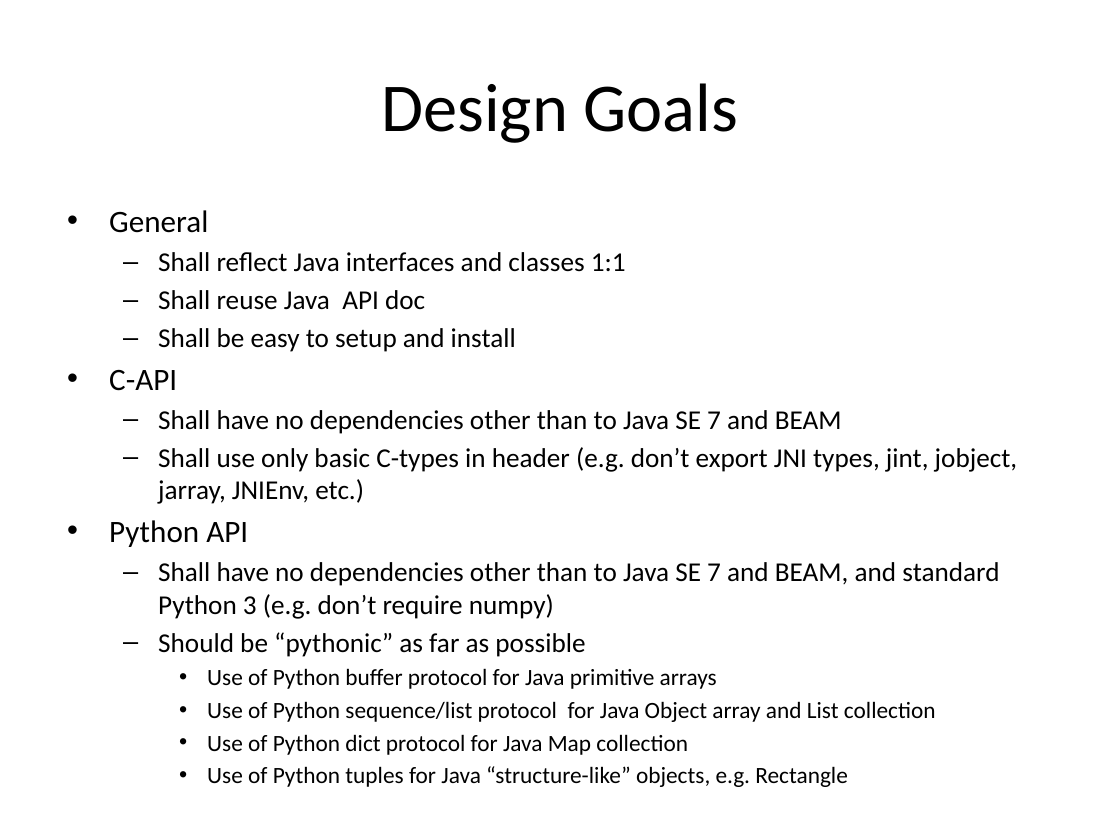
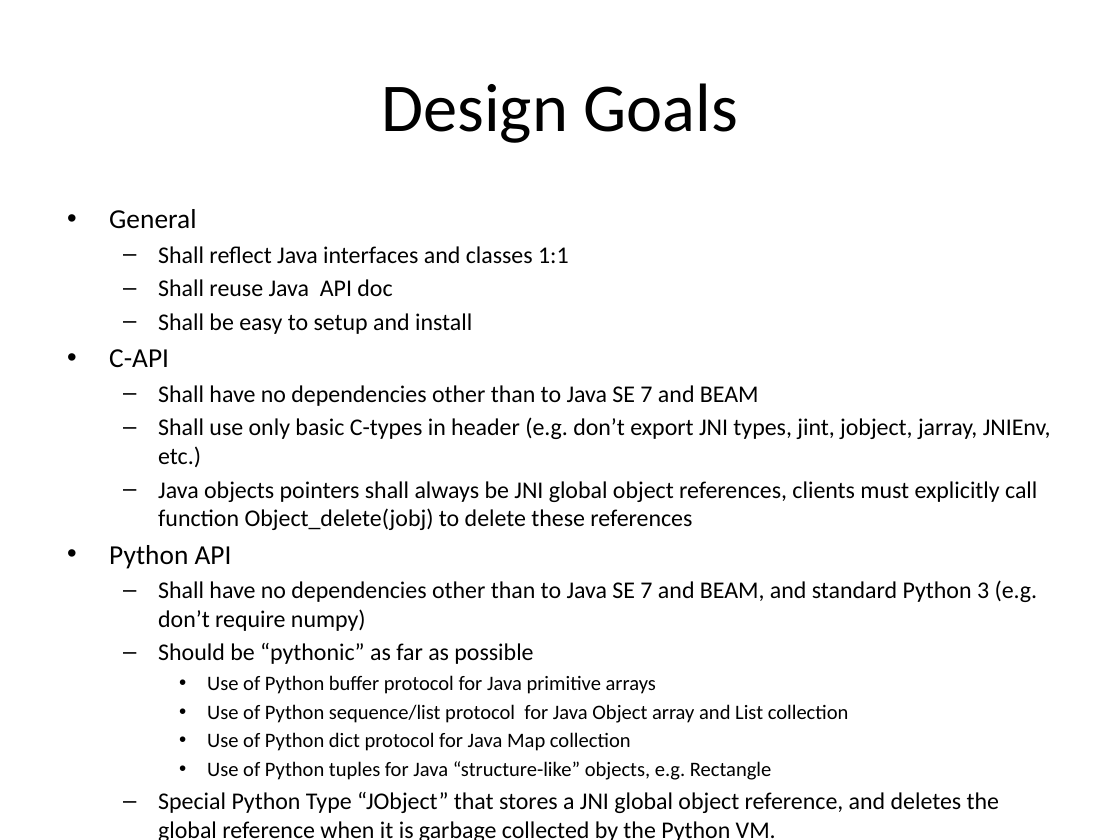
Before and after one commit to bcdev/beam-extapi, a slide deck: slide 6 of docs/beam-extapi.pptx. Drawn at 1120x840 pixels with LibreOffice and Linux fonts; fonts in the diff are those of the drawing. Boxes give left, top, right and bottom in pixels: in the first picture for what was removed or moved away, otherwise in the second. Text is boxed around its words. In the diff, an @@ line names an element or a change of style, - is before the commit and + after.

Commit message:
more design goals

```diff
--- a/docs/beam-extapi.pptx
+++ b/docs/beam-extapi.pptx
@@ text at (109, 209, 1051, 780): size 20 to 17.6 pt in "General", "C-API", "Python API"; size 17.5 to 15.4 pt in "Shall reflect Java interfaces and classes 1:1", "Shall reuse Java API doc", "Shall be easy to setup and install", "Shall have no dependencies other than to ..." and 3 more places; size 15 to 13.2 pt in "Use of Python buffer protocol for Java ...", "Use of Python sequence/list protocol for Java ...", "Use of Python dict protocol for Java ...", "Use of Python tuples for Java “structure-like” ..." @@
@@ text at (158, 481, 1037, 530): paragraph added @@
+  – Java objects pointers shall always be JNI global object references, clients must explicitly call function Object_delete(jobj) to delete these references
@@ text at (158, 792, 999, 840): paragraph added @@
+  – Special Python Type “JObject” that stores a JNI global object reference, and deletes the global reference when it is garbage collected by the Python VM.
```
